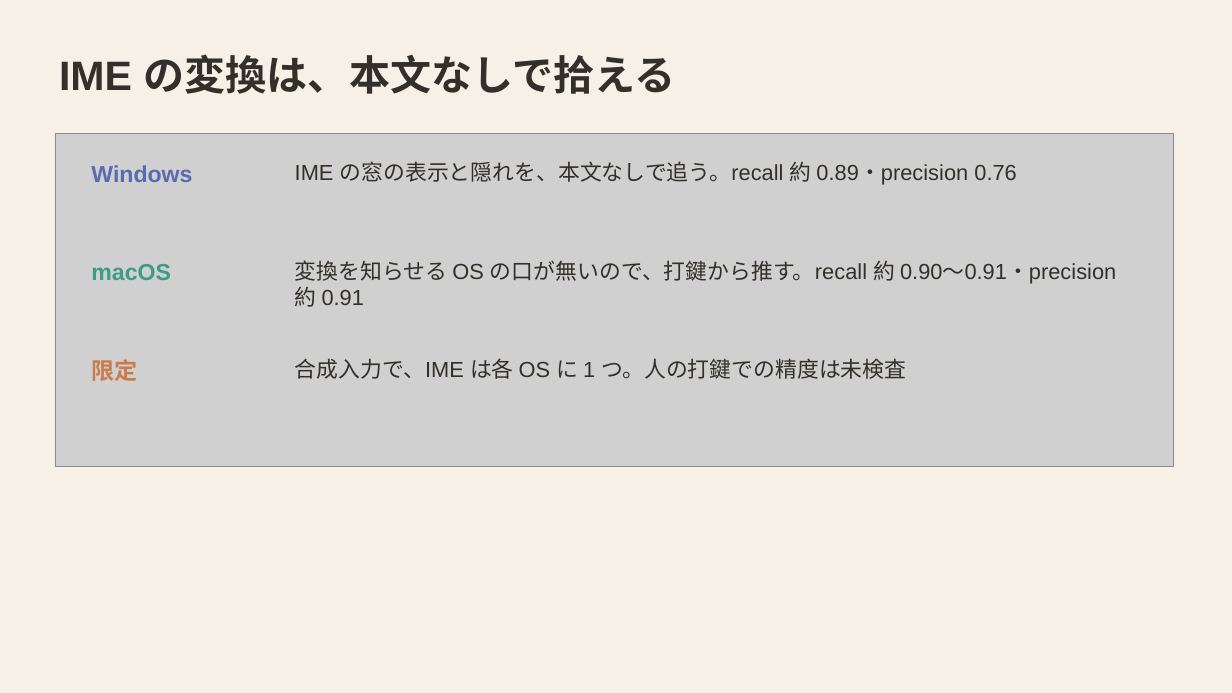
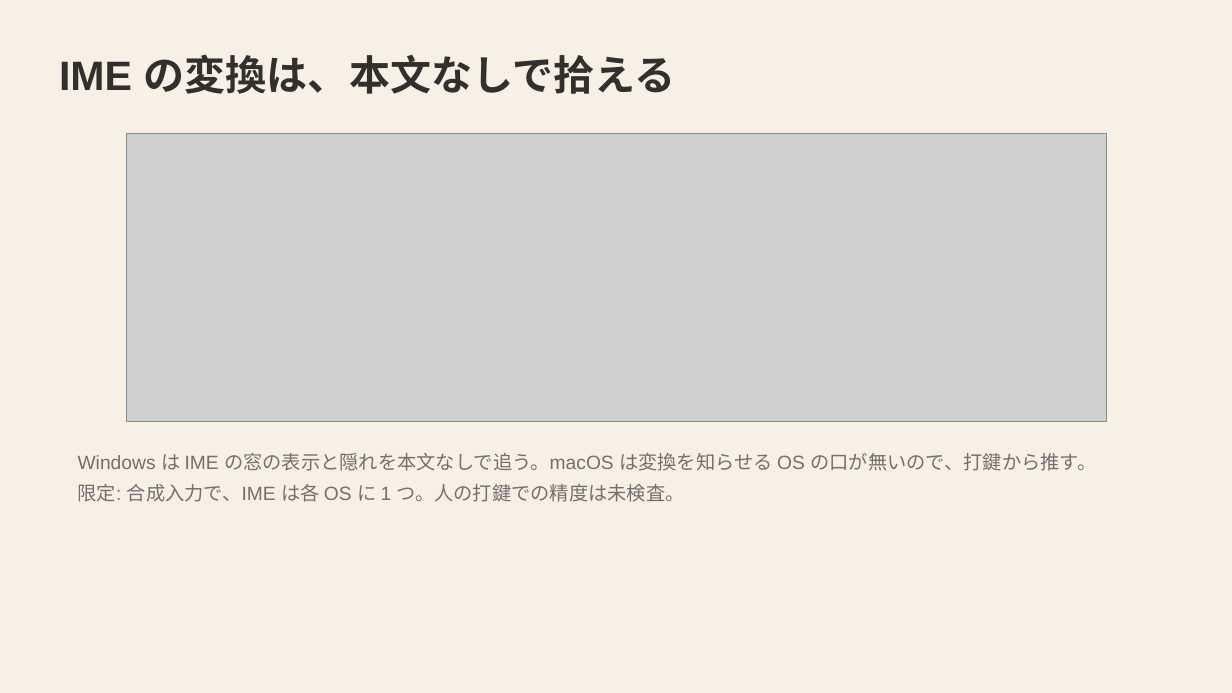
Before and after one commit to mikotomiura/GSE-prototype, a slide deck: slide 17 of docs/slides/project-overview/GSE_project_findings.pptx. Drawn at 1232x693 pixels with LibreOffice and Linux fonts; fonts in the diff are those of the drawing; grey boxes stand for pictures. Boxes give left, top, right and bottom in pixels: in the first picture for what was removed or moved away, otherwise in the second. Text is boxed around its words. In the diff, an @@ line names an element or a change of style, - is before the commit and + after.

```diff
--- a/docs/slides/project-overview/GSE_project_findings.pptx
+++ b/docs/slides/project-overview/GSE_project_findings.pptx
@@ picture: place and size @@
-picture at (55,134,1174,467)
+picture at (127,134,1106,421)
@@ text removed at (91,165,192,182) @@
-Windows
@@ text removed at (295,161,1016,185) @@
-IME の窓の表示と隠れを、本文なしで追う。recall 約 0.89・precision 0.76
@@ text removed at (91,264,171,280) @@
-macOS
@@ text removed at (295,260,1116,307) @@
-変換を知らせる OS の口が無いので、打鍵から推す。recall 約 0.90〜0.91・precision 約 0.91
@@ text removed at (91,359,137,381) @@
-限定
@@ text removed at (295,358,906,379) @@
-合成入力で、IME は各 OS に 1 つ。人の打鍵での精度は未検査
@@ text added at (78,453,1096,502), 15 pt, text #74706A @@
+Windows は IME の窓の表示と隠れを本文なしで追う。macOS は変換を知らせる OS の口が無いので、打鍵から推す。
+限定: 合成入力で、IME は各 OS に 1 つ。人の打鍵での精度は未検査。
```
Also in this commit, not shown: 10 other slides changed, 31 other files.
